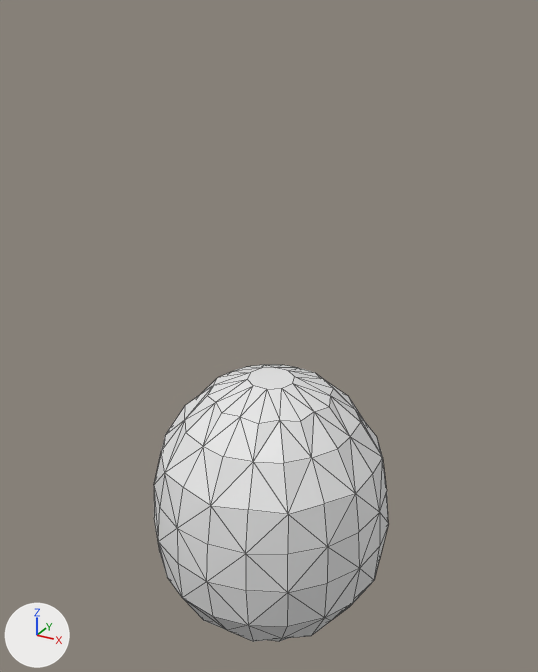
Renders of the Blender file asset-creation/big_file.blend from each side of a commit.
One viewpoint serves both versions: a camera (50 mm lens) standing at (0.546, -0.999, 0.783) and looking at (-0.013, 0.017, 0.275). Every picture has the same lights, and +X, +Y and +Z are marked at lower left. Mesh edges are drawn as thin lines. The same objects are shown in both versions, whatever each file hides.

The first picture shows 'bulb'.
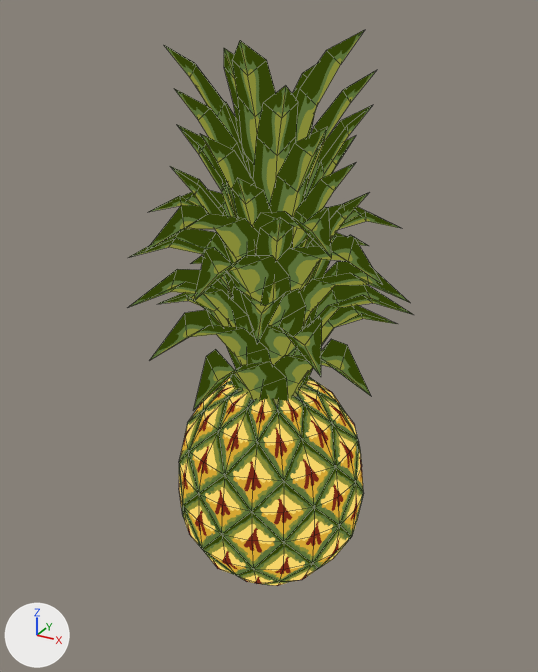
Commit message: added pineapple

Edits to the bpy script that builds the scene:
```text
Add img_texture_png_002:
    img_texture_png_002 = load_image('texture.png.002', 'artworks/pineapple/texture.png', 1000, 1000, 'sRGB')
Add mat_pineapple:
    mat_pineapple = bpy.data.materials.new('pineapple')
    mat_pineapple.use_nodes = True; mat_pineapple.node_tree.nodes.clear()
    _N = mat_pineapple.node_tree.nodes; _L = mat_pineapple.node_tree.links
    n0 = _N.new('ShaderNodeTexImage'); n0.name = 'Image Texture'
    n0.image = img_texture_png_002
    n1 = _N.new('ShaderNodeOutputMaterial'); n1.name = 'Material Output'
    _L.new(n0.outputs[0], n1.inputs[0])  # 'Color' to 'Surface'
Change me_plane:
    where me_plane.from_pydata(...)  # 180 vertices, 342 faces; spans x -0.214..0.214, y -0.216..0.216, z -0.304..0.205
    add me_plane.materials.append(mat_pineapple)
Change me_plane_001:
    used by ob_leaves; location = (0.0, 0.0, -0.118)
    remove me_plane_001.from_pydata(...)  # 0 vertices, 0 faces; spans empty
    add me_plane_001.from_pydata(...)  # 736 vertices, 460 faces; spans x -0.232..0.232, y -0.232..0.232, z 0.188..0.645
    me_plane_001 part 1: the whole mesh is rebuilt
    add me_plane_001.materials.append(mat_pineapple)
Change ob_bulb:
    ob_bulb.location: (0.0, 0.0, 0.0) -> (0.0, 0.0, 0.046)
    ob_bulb.scale: (1.0, 1.0, 1.0) -> (0.778, 0.778, 0.778)
Change ob_leaves:
    ob_leaves.location: (0.0, 0.0, -0.118) -> (0.0, 0.0, -0.219)
    ob_leaves.scale: (1.0, 1.0, 1.0) -> (1.0, 1.0, 1.52)
```

Location of each change, (x1, y1, x2, y2) in pixels of the pictures (538 x 672 px):
'leaves', now drawn
    after: (129, 30, 413, 411)
'bulb', recoloured, moved, rescaled (21% narrower, 24% shorter)
    before: (154, 365, 388, 642)
    after: (179, 377, 363, 586)
